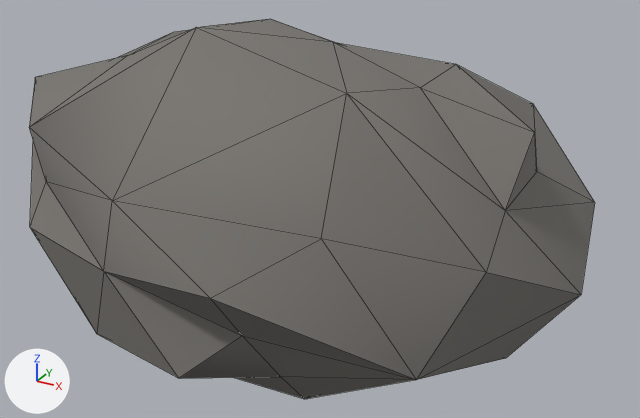
What one commit did to the glTF model demos/sitepulse-unity/Assets/Sitepulse/Art/Models/Props/rock_a_LOD1.glb.
Camera for both pictures: a 50 mm camera at (1.9, -3.01, 1.78) aimed at (0.2, 0.07, 0.23). Arrows for +X, +Y and +Z are at lower left; the lights stay in place. The picture after the commit comes second. Mesh edges are drawn as thin lines. Where no turn or scale is listed for an object, it has been applied to the vertices. Vertices at exactly the same position are counted once.

In view in the first picture: 'Body_LOD1'.
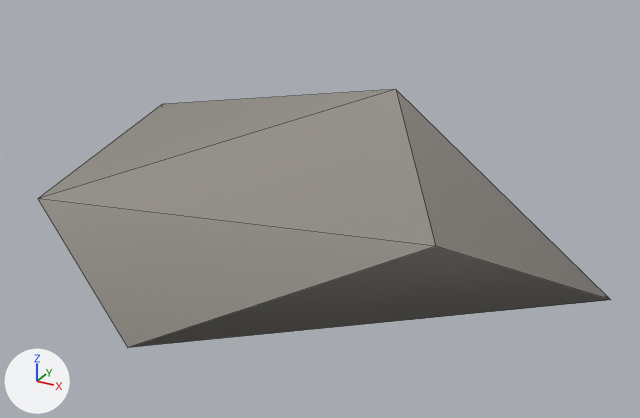
Boxes [x1, y1, x2, y2] around the edits, measured in the pictures (640 x 418 px):
'Body_LOD1', recoloured, reshaped (32% shorter): before [29, 19, 595, 399]; after [38, 89, 610, 348]

What changed in the scene script:
```text
Change mat_m_rock:
    where n0 = _N.new('ShaderNodeBsdfPrincipled'); n0.name = 'Principled BSDF'
    remove n0.inputs[0].default_value = (0.185, 0.175, 0.16, 1.0)  # 'Base Color', grey #77746f
    n0.inputs[2].default_value: 0.88 -> 0.9  # 'Roughness'
    add n2 = _N.new('ShaderNodeMix'); n2.name = 'Mix'
    add n2.data_type = 'RGBA'
    add n2.blend_type = 'MULTIPLY'
    add n2.inputs[0].default_value = 1.0  # 'Factor'
    add n2.inputs[7].default_value = (0.3, 0.282, 0.252, 1.0)  # 'B', grey #959189
    add n3 = _N.new('ShaderNodeVertexColor'); n3.name = 'Color Attribute'
    add _L.new(n2.outputs[2], n0.inputs[0])  # 'Result' to 'Base Color'
    add _L.new(n3.outputs[0], n2.inputs[6])  # 'Color' to 'A'
Change me_body_lod1_mesh_001:
    used by ob_body_lod1; location = (0.0, 0.0, 0.0)
    remove me_body_lod1_mesh_001.from_pydata(...)  # 58 vertices, 112 faces; spans x -1.36..1.33, y -1.03..1.04, z -0.4..1.02
    add me_body_lod1_mesh_001.from_pydata(...)  # 8 vertices, 12 faces; spans x -1.02..1.41, y -0.91..1.06, z -0.09..0.69
    me_body_lod1_mesh_001 part 1: the whole mesh is rebuilt
```
